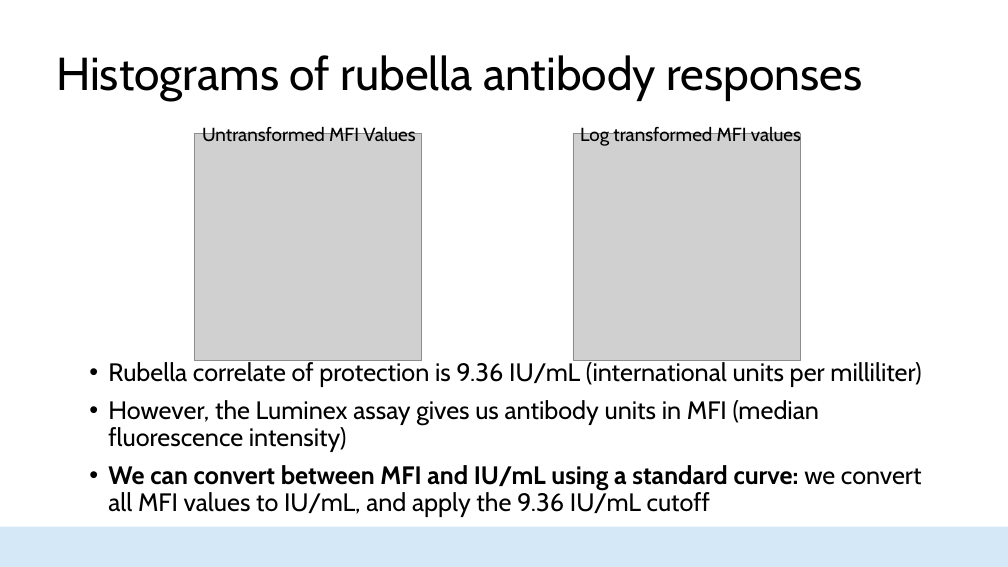
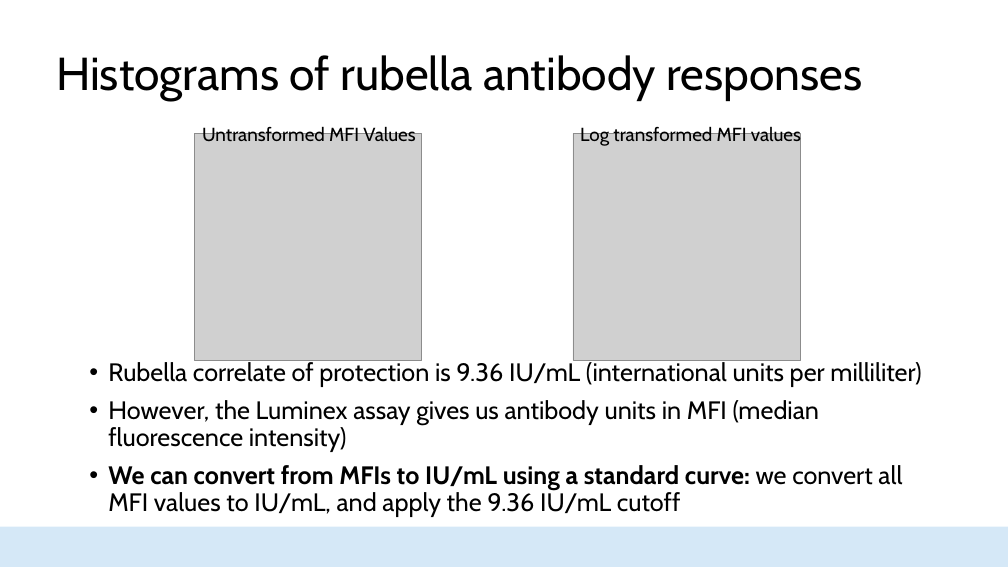
Before and after one commit to HopkinsIDD/seroanalytics_workshop, a slide deck: slide 10 of Part 4/Lecture 4.pptx. Drawn at 1008x567 pixels with LibreOffice and Linux fonts; fonts in the diff are those of the drawing; grey boxes stand for pictures; background and template pictures are left out. Boxes give left, top, right and bottom in pixels: in the first picture for what was removed or moved away, otherwise in the second. Text is boxed around its words. In the diff, an @@ line names an element or a change of style, - is before the commit and + after.

```diff
--- a/Part 4/Lecture 4.pptx
+++ b/Part 4/Lecture 4.pptx
@@ text at (108,465,902,517): text changed @@
-• We can convert between MFI and IU/mL using a standard curve: we convert all MFI values to IU/mL, and apply the 9.36 IU/mL cutoff
+• We can convert from MFIs to IU/mL using a standard curve: we convert all MFI values to IU/mL, and apply the 9.36 IU/mL cutoff
```
Also in this commit, not shown: 4 other slides changed, 5 other files.
